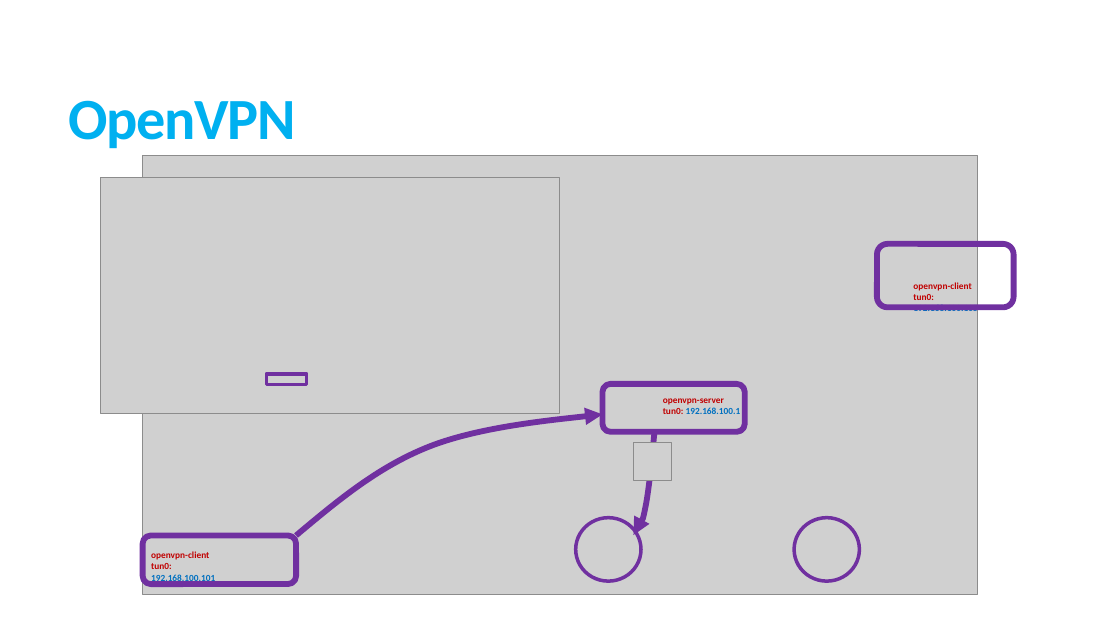
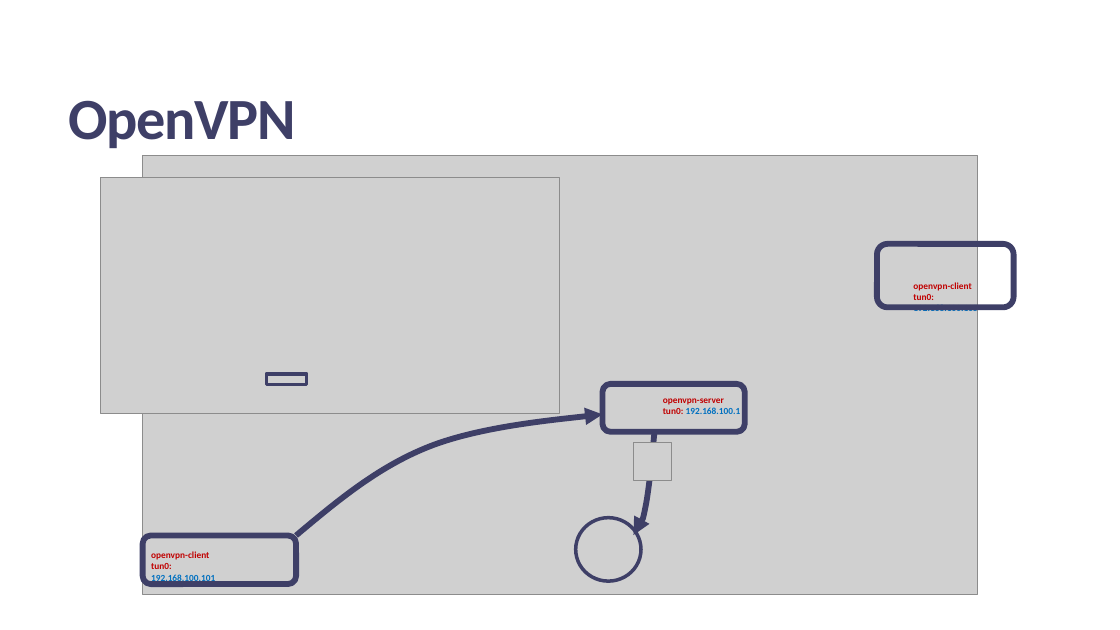
Before and after one commit to creccovalerio/NSD-Project, a slide deck: slide 37 of Presentazione_NSD.pptx. Drawn at 1120x630 pixels with LibreOffice and Linux fonts; fonts in the diff are those of the drawing; grey boxes stand for pictures. Boxes give left, top, right and bottom in pixels: in the first picture for what was removed or moved away, otherwise in the second. Text is boxed around its words. In the diff, an @@ line names an element or a change of style, - is before the commit and + after.

```diff
--- a/Presentazione_NSD.pptx
+++ b/Presentazione_NSD.pptx
@@ title "OpenVPN" at (x1=69, y1=100, x2=296, y2=148): text colour #00B0F0 to #3E3F68 @@
@@ rectangle at (x1=266, y1=374, x2=307, y2=385): outline #7030A0 3 pt to #3E3F68 3 pt @@
@@ outline #7030A0 5 pt to #3E3F68 5 pt in 5 elements at (x1=143, y1=536, x2=297, y2=585), (x1=602, y1=384, x2=744, y2=432), (x1=877, y1=244, x2=1014, y2=308), (x1=296, y1=414, x2=602, y2=535), (x1=634, y1=432, x2=655, y2=535) @@
@@ ellipse at (x1=576, y1=518, x2=641, y2=581): outline #7030A0 3 pt to #3E3F68 3 pt @@
@@ ellipse removed at (x1=794, y1=518, x2=860, y2=581) @@
```
Also in this commit, not shown: 37 other slides changed, 7 slides added, 1 other file.
